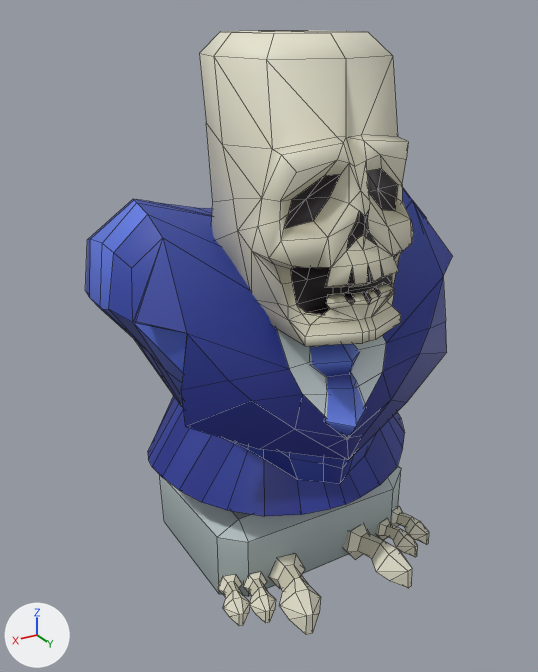
The FBX model Source/Game/data/models/Characters/SK_PlayerCharacter.fbx, before and after one commit.
Both versions are drawn from a camera (50 mm lens) standing at (0.709, 1.138, 1.03) and looking at (0.039, 0.022, 0.473). Lighting does not change. The marker at lower left points along +X, +Y and +Z. The first picture is the older version. Mesh edges are drawn as thin lines. Where no turn or scale is listed for an object, it has been applied to the vertices.

Before the edit, the objects in view are built like this:
```python
me_cube_012 = bpy.data.meshes.new('Cube.012')
me_cube_012.from_pydata(...)  # 769 vertices, 832 faces; spans x -0.344..0.344, y -0.246..0.297, z -0.01..1.006
me_cube_012.materials.append(mat_atlas)  # picture img_t_bonytony_gradientatlas_midground_dds
# before: 59 (-0.015, 0.233, 0.718) at pixel (367, 230), 86 (-0.009, 0.237, 0.709) at pixel (365, 237), 87 (0.0, 0.245, 0.718) at pixel (364, 234), 132 (-0.006, 0.237, 0.736) at pixel (364, 221), 133 (0.0, 0.244, 0.732) at pixel (364, 225)
# before: 179 (0.015, 0.233, 0.718) at pixel (352, 233), 201 (0.009, 0.237, 0.709) at pixel (356, 239), 237 (0.006, 0.237, 0.736) at pixel (358, 222)
ob_sk_playercharacter = bpy.data.objects.new('SK_PlayerCharacter', me_cube_012)
ob_sk_playercharacter.location = (0.0, 0.0, 0.0)
```
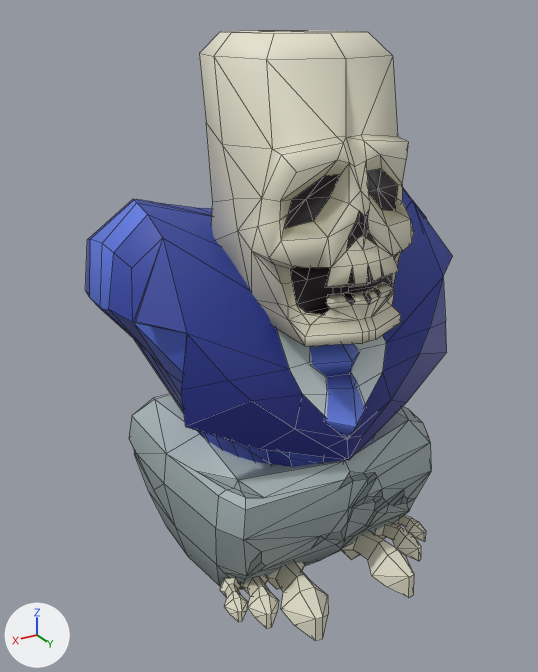
Where the newer file only moved an object's origin or applied its transform, the numbers keep the older frame.

Boxes [x1, y1, x2, y2] around the edits, measured in the pictures (538 x 672 px; the box of a moved part takes in the faces that stretch with it):
'SK_PlayerCharacter', reshaped
    before: [85, 30, 452, 635]
    after: [85, 30, 452, 641]
part 1 of me_cube_012, moved or reshaped
    before: [343, 525, 412, 588]
    after: [341, 531, 414, 598]
part 2 of me_cube_012, moved or reshaped
    before: [375, 520, 418, 557]
    after: [373, 523, 421, 561]
part 3 of me_cube_012, moved or reshaped
    before: [269, 554, 321, 635]
    after: [267, 562, 328, 641]
part 4 of me_cube_012, moved or reshaped
    before: [243, 572, 276, 623]
    after: [240, 576, 279, 629]
part 5 of me_cube_012, rebuilt
    before: [160, 466, 401, 597]
    after: [129, 393, 431, 590]
part 6 of me_cube_012, reshaped
    both: [352, 222, 367, 239]
part 7 of me_cube_012, moved or reshaped (mostly hidden afterwards)
    before: [133, 338, 405, 516]
    after: [133, 338, 375, 467]
part 8 of me_cube_012, moved or reshaped
    before: [392, 507, 429, 545]
    after: [393, 515, 426, 542]
part 9 of me_cube_012, moved or reshaped
    before: [218, 574, 250, 627]
    after: [220, 578, 248, 622]
part 10 of me_cube_012, surface changed
    both: [284, 203, 347, 240]

Edits to the bpy script that builds the scene:
```text
Change me_cube_012:
    used by ob_sk_playercharacter; location = (0.0, 0.0, 0.0)
    verts and faces of me_cube_012; kept vertices keep their numbers, new ones are numbered from 769
    remove me_cube_012.from_pydata(...)  # 769 vertices, 832 faces; spans x -0.344..0.344, y -0.246..0.297, z -0.01..1.006
    add me_cube_012.from_pydata(...)  # 893 vertices, 1006 faces; spans x -0.344..0.344, y -0.246..0.312, z -0.01..1.006
    me_cube_012 part 1: the loose piece of 38 vertices spanning x -0.145..-0.05, y 0.137..0.297, z 0.005..0.074 is turned -6 degrees about the z axis through its middle and scaled by 1.18, then moved by (0.004, 0.0, 0.0)
    me_cube_012 part 2: the loose piece of 38 vertices spanning x -0.193..-0.134, y 0.146..0.246, z 0.019..0.062 is scaled about its middle by 1.18
    me_cube_012 part 3: the loose piece of 38 vertices spanning x 0.05..0.145, y 0.137..0.297, z 0.005..0.074 is turned 6 degrees about the z axis through its middle and scaled by 1.18, then moved by (-0.004, 0.0, 0.0)
    me_cube_012 part 4: the loose piece of 38 vertices spanning x 0.134..0.193, y 0.146..0.246, z 0.019..0.062 is scaled about its middle by 1.18
    me_cube_012 part 5: the loose piece of 24 vertices spanning x -0.229..0.22, y -0.17..0.166, z -0.01..0.171 is rebuilt with 160 vertices and now spans x -0.27..0.265, y -0.233..0.241, z -0.01..0.293
    me_cube_012 part 6
    add delete_faces([(59, 132, 133, 87, 86), (87, 133, 237, 179, 201)])
    add faces += [(59, 132, 87, 86), (87, 133, 237), (87, 132, 133), (87, 237, 179, 201)]
    me_cube_012 part 7
    30 vertices are removed from x -0.275..0.275, y -0.221..0.23, z 0.205..0.241
    54 faces are deleted
    46 vertices move from x -0.277..0.277, y -0.226..0.233, z 0.205..0.355 to x -0.209..0.209, y -0.196..0.209, z 0.231..0.352
    50 vertices are added at x -0.207..0.207, y -0.207..0.214, z 0.205..0.287
    68 new faces join them
    me_cube_012 part 8
    37 vertices are removed from x -0.238..-0.179, y 0.13..0.23, z 0.021..0.064
    38 faces are deleted
    37 vertices are added at x -0.234..-0.183, y 0.137..0.223, z 0.024..0.061
    38 new faces join them
    me_cube_012 part 9
    37 vertices are removed from x 0.179..0.238, y 0.13..0.23, z 0.021..0.064
    38 faces are deleted
    37 vertices are added at x 0.183..0.234, y 0.137..0.223, z 0.024..0.061
    38 new faces join them
    me_cube_012 part 10: 14 kept faces spanning x -0.128..0.128, y 0.186..0.229, z 0.716..0.833 get new texture (UV) coordinates
    other edits to the shape of me_cube_012 do not show in these pictures
```
